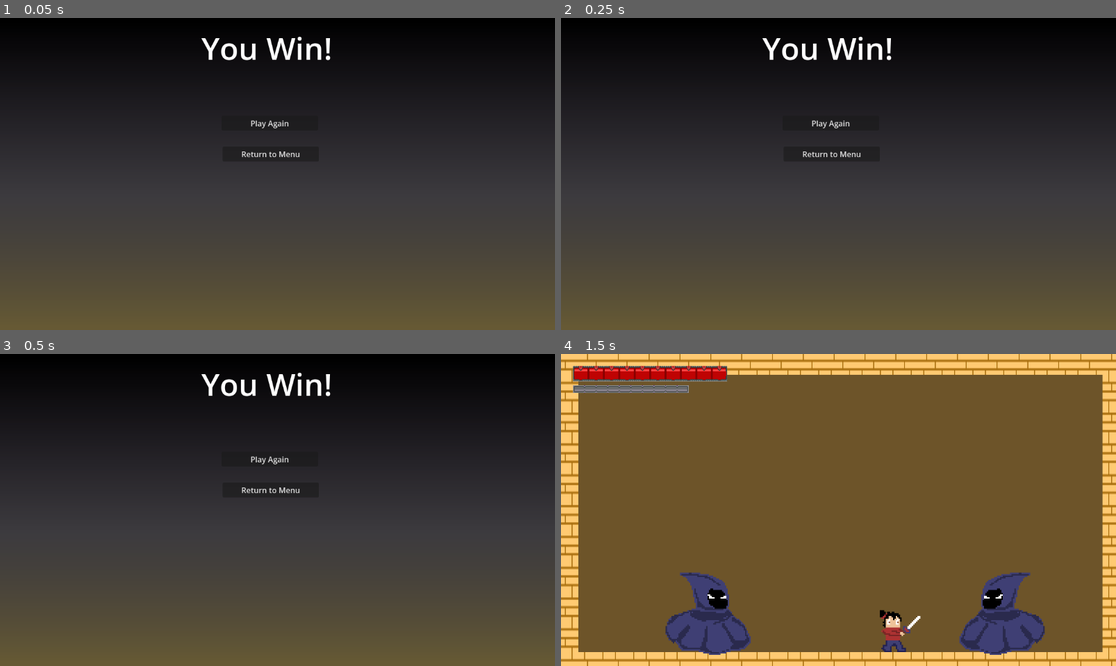
Above: before the commit, frames 1-4 (two rows, left to right).
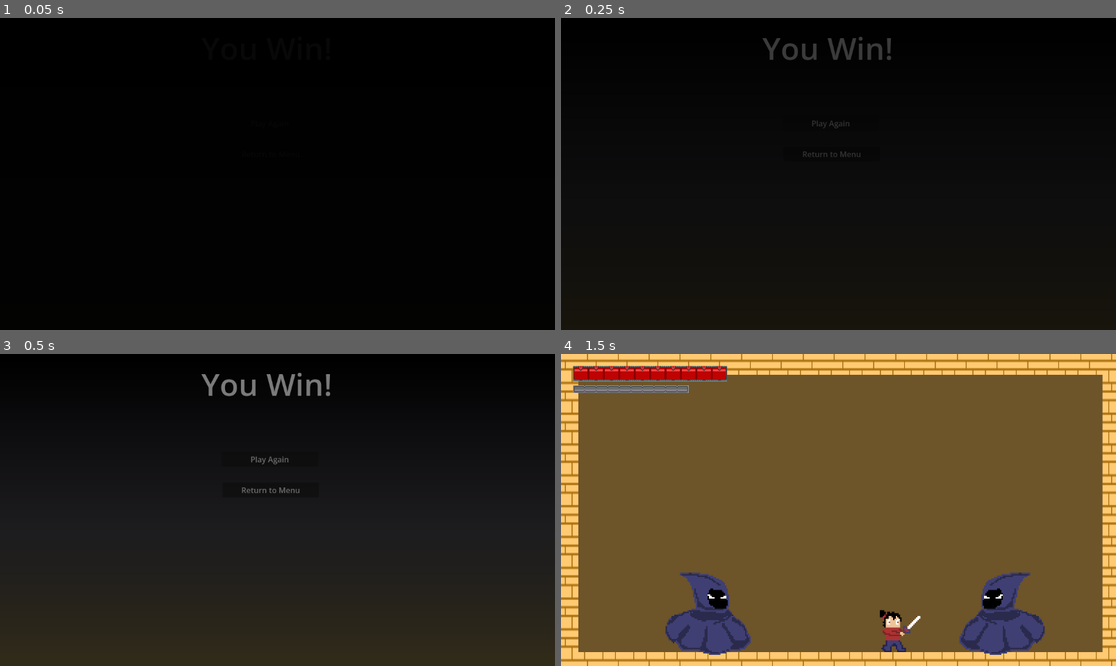
Above: after the commit, the same moments.

Repository: J-Abitria/crimson-jam-26
Game: Godot game, scene res://win_scene.tscn
Same seed, same stepped clock (60 frames per second), same inputs: the game is played once before the commit and once after it. This scene is started directly instead of the project's main scene.
Inputs:
- Up to frame 1 (0.05 s): no input
- Up to frame 2 (0.25 s): no input
- Up to frame 3 (0.5 s): no input
- Up to frame 4 (1.5 s): click "Play Again" at 0.5 s; hold Right (move_right) from 1.28 s (still down); tap C (activate) at 1.35 s

The runs differ from the first frame. In frame 1, 79% of the frame differs, in the area x 0-100%, y 6-100%; in frame 2, 73%; in frame 3, 59%; in frame 4, nothing differs.

Commit message:
Win screen now gets triggered.

Diff:
--- /dev/null
+++ b/unleash-beast/Assets/Scripts/enemy_manager.gd
@@ -0,0 +1,22 @@
+extends Node2D
+
+signal enemies_defeated
+
+@export var enemy_count = 2
+
+@onready var twin_1 = $"../Twin-1"
+@onready var twin_2 = $"../Twin-2"
+
+# Called when the node enters the scene tree for the first time.
+func _ready() -> void:
+	twin_1.enemy_died.connect(_on_enemy_death)
+	twin_2.enemy_died.connect(_on_enemy_death)
+
+
+func _on_enemy_death():
+	enemy_count -= 1
+
+	if enemy_count == 0:
+		enemies_defeated.emit()
+		await get_tree().create_timer(1.1).timeout
+		get_tree().change_scene_to_file("res://win_scene.tscn")
--- a/unleash-beast/Assets/Scripts/fade_out_player.gd
+++ b/unleash-beast/Assets/Scripts/fade_out_player.gd
@@ -1,9 +1,11 @@
 extends AnimationPlayer
 
 @onready var player = $"../../Player"
+@onready var enemy_manager = $"../../EnemyManager"
 
 func _ready() -> void:
-	player.died.connect(_on_player_death)
+	player.died.connect(_on_game_end)
+	enemy_manager.enemies_defeated.connect(_on_game_end)
 
-func _on_player_death():
+func _on_game_end():
 	play("fade-out")
--- a/unleash-beast/Assets/Scripts/twin.gd
+++ b/unleash-beast/Assets/Scripts/twin.gd
@@ -6,6 +6,8 @@
 	DASH,
 	IDLE
 }
+
+signal enemy_died
 
 @export var roll_speed = 800
 @export var jump_horizontal_speed = 600
@@ -122,7 +124,9 @@
 func enemy_take_damage(amount):
 	flash_white()
 	health -= amount
+	check_enemy_death()
 
 func check_enemy_death():
 	if health <= 0:
+		enemy_died.emit()
 		queue_free()
--- a/unleash-beast/battleground.tscn
+++ b/unleash-beast/battleground.tscn
@@ -8,6 +8,7 @@
 [ext_resource type="PackedScene" uid="uid://bw38dqreyqam3" path="res://twin.tscn" id="4_t5hr7"]
 [ext_resource type="PackedScene" uid="uid://ckr7tiefkmgeh" path="res://meters.tscn" id="7_q0b7o"]
 [ext_resource type="Script" uid="uid://ckcmoddi46y8c" path="res://Assets/Scripts/fade_out_player.gd" id="7_w7n3p"]
+[ext_resource type="Script" uid="uid://bo8nntck2fwst" path="res://Assets/Scripts/enemy_manager.gd" id="9_tqegg"]
 
 [sub_resource type="TileSetScenesCollectionSource" id="TileSetScenesCollectionSource_t5hr7"]
 resource_name = "Background"
@@ -96,3 +97,6 @@
 [node name="FadeOutPlayer" type="AnimationPlayer" parent="Fade" unique_id=1941641362]
 libraries/ = SubResource("AnimationLibrary_q0b7o")
 script = ExtResource("7_w7n3p")
+
+[node name="EnemyManager" type="Node2D" parent="." unique_id=1216426428]
+script = ExtResource("9_tqegg")
--- a/unleash-beast/win_scene.tscn
+++ b/unleash-beast/win_scene.tscn
@@ -2,14 +2,51 @@
 
 [ext_resource type="Script" uid="uid://bwoy1sbuiydwi" path="res://Assets/Scripts/replay_button.gd" id="1_akwf7"]
 [ext_resource type="Script" uid="uid://cr3f2yx6u2eid" path="res://Assets/Scripts/menu_button.gd" id="2_2cral"]
+[ext_resource type="Script" uid="uid://cnhmn5mk78kjf" path="res://Assets/Scripts/fade_in_player.gd" id="3_2cral"]
 
-[sub_resource type="Gradient" id="Gradient_xfn3p"]
+[sub_resource type="Gradient" id="Gradient_sel2p"]
 offsets = PackedFloat32Array(0, 0.57228917, 1)
 colors = PackedColorArray(0, 0, 0, 1, 0.02745098, 0, 0.05882353, 0.23529412, 0.5757943, 0.44113624, 0.039880946, 0.36862746)
 
 [sub_resource type="GradientTexture2D" id="GradientTexture2D_5wgki"]
-gradient = SubResource("Gradient_xfn3p")
+gradient = SubResource("Gradient_sel2p")
 fill_to = Vector2(0, 1)
+
+[sub_resource type="Animation" id="Animation_if853"]
+length = 0.001
+tracks/0/type = "value"
+tracks/0/imported = false
+tracks/0/enabled = true
+tracks/0/path = NodePath("ColorRect:modulate")
+tracks/0/interp = 1
+tracks/0/loop_wrap = true
+tracks/0/keys = {
+"times": PackedFloat32Array(0),
+"transitions": PackedFloat32Array(1),
+"update": 0,
+"values": [Color(1, 1, 1, 1)]
+}
+
+[sub_resource type="Animation" id="Animation_ex68u"]
+resource_name = "fade-in"
+tracks/0/type = "value"
+tracks/0/imported = false
+tracks/0/enabled = true
+tracks/0/path = NodePath("ColorRect:modulate")
+tracks/0/interp = 1
+tracks/0/loop_wrap = true
+tracks/0/keys = {
+"times": PackedFloat32Array(0, 1),
+"transitions": PackedFloat32Array(1, 1),
+"update": 0,
+"values": [Color(1, 1, 1, 1), Color(1, 1, 1, 0)]
+}
+
+[sub_resource type="AnimationLibrary" id="AnimationLibrary_y8qen"]
+_data = {
+&"RESET": SubResource("Animation_if853"),
+&"fade-in": SubResource("Animation_ex68u")
+}
 
 [node name="Control" type="Control" unique_id=1679819944]
 layout_mode = 3
@@ -66,3 +103,18 @@
 grow_horizontal = 2
 text = "Return to Menu"
 script = ExtResource("2_2cral")
+
+[node name="Fade" type="CanvasLayer" parent="." unique_id=560487824]
+
+[node name="ColorRect" type="ColorRect" parent="Fade" unique_id=1775426335]
+anchors_preset = 15
+anchor_right = 1.0
+anchor_bottom = 1.0
+grow_horizontal = 2
+grow_vertical = 2
+mouse_filter = 2
+color = Color(0, 0, 0, 1)
+
+[node name="FadeInPlayer" type="AnimationPlayer" parent="Fade" unique_id=8260518]
+libraries/ = SubResource("AnimationLibrary_y8qen")
+script = ExtResource("3_2cral")
Not shown, added: unleash-beast/Assets/Scripts/enemy_manager.gd.uid
